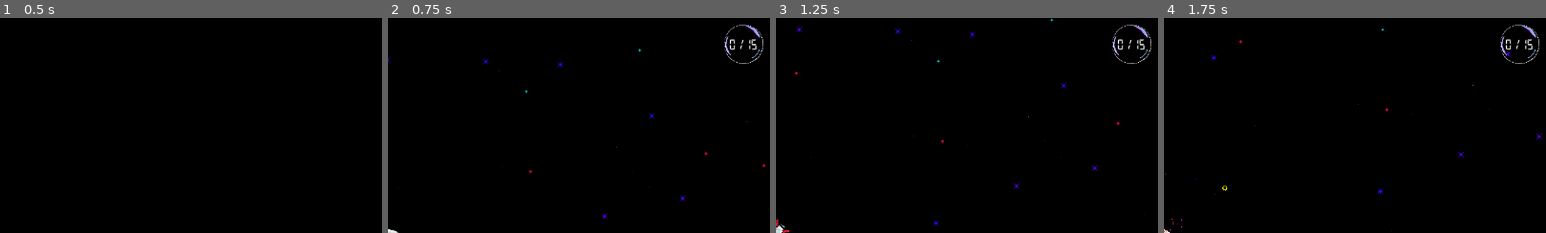
Above: before the commit, frames 1-4 (left to right).
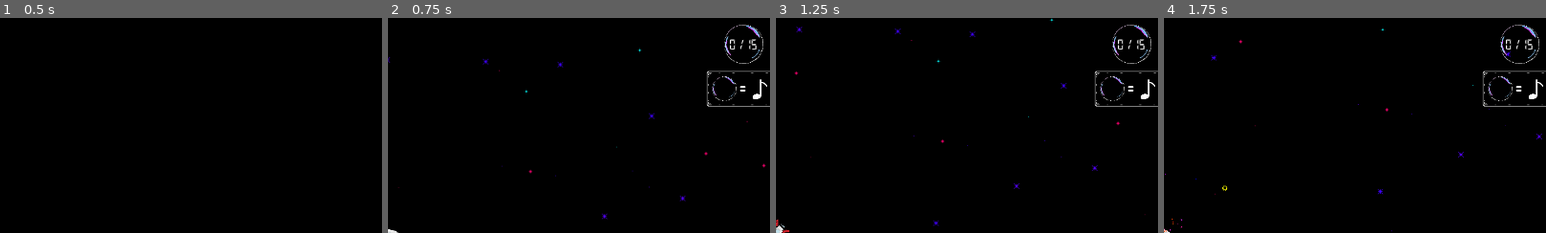
Above: after the commit, the same moments.

Repository: bjornarprytz/bubbleoids
Game: Godot game, scene res://splash.tscn
Same seed, same stepped clock (60 frames per second), same inputs: the game is played once before the commit and once after it. Sound files missing from this copy of the repository are replaced by a short silence.
Inputs (mouse positions are % of the whole screen's width and height, from its top left):
- Up to frame 1 (0.5 s): no input
- Up to frame 2 (0.75 s): tap Enter at 0.5 s; move the mouse to (72, 45) at 0.52 s; hold Right (ui_right) from 0.53 s (still down); hold Space (throttle) from 0.53 s (still down); click (72, 45) at 0.67 s
- Up to frame 3 (1.25 s): keep holding Right (ui_right); keep holding Space (throttle)
- Up to frame 4 (1.75 s): move the mouse to (30, 55) at 1.27 s; release Right (ui_right) at 1.28 s; release Space (throttle) at 1.28 s; hold Left (ui_left) from 1.28 s (still down); tap Space (throttle) at 1.35 s
The pictures show only the part of the screen within x 50-100%, y 0-50%; the shares and areas given below are measured in that part.

Frame 1 is identical in both runs. In frame 2, 0.6% of the frame differs, in the area x 83-100%, y 24-42%; in frame 3, 0.6%; in frame 4, 0.6%.

Commit message:
noter som score

Diff:
--- a/src/main.gd
+++ b/src/main.gd
@@ -52,3 +52,33 @@
 
 func _update_goal():
 	goal.text = "%s / %s" % [Events.discovered.size(), Events.goal]
+	if Events.discovered.size() == 1:
+		%Note15.visible = true
+	if Events.discovered.size() == 2:
+		%Note14.visible = true
+	if Events.discovered.size() == 3:
+		%Note13.visible = true
+	if Events.discovered.size() == 4:
+		%Note12.visible = true
+	if Events.discovered.size() == 5:
+		%Note11.visible = true
+	if Events.discovered.size() == 6:
+		%Note10.visible = true
+	if Events.discovered.size() == 7:
+		%Note9.visible = true
+	if Events.discovered.size() == 8:
+		%Note8.visible = true
+	if Events.discovered.size() == 9:
+		%Note7.visible = true
+	if Events.discovered.size() == 10:
+		%Note6.visible = true
+	if Events.discovered.size() == 11:
+		%Note5.visible = true
+	if Events.discovered.size() == 12:
+		%Note4.visible = true
+	if Events.discovered.size() == 13:
+		%Note3.visible = true
+	if Events.discovered.size() == 14:
+		%Note2.visible = true
+	if Events.discovered.size() == 15:
+		%Note1.visible = true
--- a/src/main.tscn
+++ b/src/main.tscn
@@ -7,6 +7,9 @@
 [ext_resource type="Texture2D" uid="uid://b08hdprowquq1" path="res://assets/img/arrow_keys.png" id="3_7mycd"]
 [ext_resource type="PackedScene" uid="uid://ckdwmqvdejpff" path="res://world/infinite_sectors.tscn" id="3_h2yge"]
 [ext_resource type="Texture2D" uid="uid://co2wfliw6xu0p" path="res://assets/img/note_4.png" id="4_7mycd"]
+[ext_resource type="Texture2D" uid="uid://ckol1756lrldq" path="res://assets/img/note_2.png" id="6_4c57u"]
+[ext_resource type="Texture2D" uid="uid://y8131jf3cf7g" path="res://assets/img/note_1.png" id="7_efxa6"]
+[ext_resource type="Texture2D" uid="uid://hjl1h8kisvke" path="res://assets/img/note_3.png" id="8_dg77c"]
 
 [sub_resource type="StyleBoxEmpty" id="StyleBoxEmpty_lquwl"]
 
@@ -122,6 +125,7 @@
 
 [node name="up" type="RichTextLabel" parent="CanvasLayer/Control/Tutorial/Controls"]
 visible = false
+layout_mode = 0
 offset_left = 146.0
 offset_top = 7.0
 offset_right = 439.0
@@ -132,6 +136,7 @@
 
 [node name="right" type="RichTextLabel" parent="CanvasLayer/Control/Tutorial/Controls"]
 visible = false
+layout_mode = 0
 offset_left = 217.0
 offset_top = 69.0
 offset_right = 510.0
@@ -142,6 +147,7 @@
 
 [node name="left" type="RichTextLabel" parent="CanvasLayer/Control/Tutorial/Controls"]
 visible = false
+layout_mode = 0
 offset_left = -160.645
 offset_top = 69.0
 offset_right = 132.355
@@ -216,6 +222,173 @@
 texture = ExtResource("2_1bvp3")
 expand_mode = 1
 
+[node name="HBoxContainer" type="HBoxContainer" parent="CanvasLayer"]
+offset_left = 485.485
+offset_top = 22.515
+offset_right = 1201.48
+offset_bottom = 66.515
+alignment = 2
+
+[node name="Note1" type="TextureRect" parent="CanvasLayer/HBoxContainer"]
+unique_name_in_owner = true
+visible = false
+texture_filter = 1
+layout_mode = 2
+texture = ExtResource("4_7mycd")
+expand_mode = 2
+
+[node name="Note2" type="TextureRect" parent="CanvasLayer/HBoxContainer"]
+unique_name_in_owner = true
+visible = false
+texture_filter = 1
+layout_mode = 2
+texture = ExtResource("6_4c57u")
+expand_mode = 2
+
+[node name="Note3" type="TextureRect" parent="CanvasLayer/HBoxContainer"]
+unique_name_in_owner = true
+visible = false
+texture_filter = 1
+layout_mode = 2
+texture = ExtResource("7_efxa6")
+expand_mode = 2
+
+[node name="Note4" type="TextureRect" parent="CanvasLayer/HBoxContainer"]
+unique_name_in_owner = true
+visible = false
+texture_filter = 1
+layout_mode = 2
+texture = ExtResource("8_dg77c")
+expand_mode = 2
+
+[node name="Note5" type="TextureRect" parent="CanvasLayer/HBoxContainer"]
+unique_name_in_owner = true
+visible = false
+texture_filter = 1
+layout_mode = 2
+texture = ExtResource("8_dg77c")
+expand_mode = 2
+
+[node name="Note6" type="TextureRect" parent="CanvasLayer/HBoxContainer"]
+unique_name_in_owner = true
+visible = false
+texture_filter = 1
+layout_mode = 2
+texture = ExtResource("7_efxa6")
+expand_mode = 2
+
+[node name="Note7" type="TextureRect" parent="CanvasLayer/HBoxContainer"]
+unique_name_in_owner = true
+visible = false
+texture_filter = 1
+layout_mode = 2
+texture = ExtResource("4_7mycd")
+expand_mode = 2
+
+[node name="Note8" type="TextureRect" parent="CanvasLayer/HBoxContainer"]
+unique_name_in_owner = true
+visible = false
+texture_filter = 1
+layout_mode = 2
+texture = ExtResource("6_4c57u")
+expand_mode = 2
+
+[node name="Note9" type="TextureRect" parent="CanvasLayer/HBoxContainer"]
+unique_name_in_owner = true
+visible = false
+texture_filter = 1
+layout_mode = 2
+texture = ExtResource("4_7mycd")
+expand_mode = 2
+
+[node name="Note10" type="TextureRect" parent="CanvasLayer/HBoxContainer"]
+unique_name_in_owner = true
+visible = false
+texture_filter = 1
+layout_mode = 2
+texture = ExtResource("8_dg77c")
+expand_mode = 2
+
+[node name="Note11" type="TextureRect" parent="CanvasLayer/HBoxContainer"]
+unique_name_in_owner = true
+visible = false
+texture_filter = 1
+layout_mode = 2
+texture = ExtResource("7_efxa6")
+expand_mode = 2
+
+[node name="Note12" type="TextureRect" parent="CanvasLayer/HBoxContainer"]
+unique_name_in_owner = true
+visible = false
+texture_filter = 1
+layout_mode = 2
+texture = ExtResource("4_7mycd")
+expand_mode = 2
+
+[node name="Note13" type="TextureRect" parent="CanvasLayer/HBoxContainer"]
+unique_name_in_owner = true
+visible = false
+texture_filter = 1
+layout_mode = 2
+texture = ExtResource("8_dg77c")
+expand_mode = 2
+
+[node name="Note14" type="TextureRect" parent="CanvasLayer/HBoxContainer"]
+unique_name_in_owner = true
+visible = false
+texture_filter = 1
+layout_mode = 2
+texture = ExtResource("7_efxa6")
+expand_mode = 2
+
+[node name="Note15" type="TextureRect" parent="CanvasLayer/HBoxContainer"]
+unique_name_in_owner = true
+visible = false
+texture_filter = 1
+layout_mode = 2
+texture = ExtResource("4_7mycd")
+expand_mode = 2
+
+[node name="GoalTutorial" type="PanelContainer" parent="CanvasLayer"]
+unique_name_in_owner = true
+texture_filter = 2
+anchors_preset = 8
+anchor_left = 0.5
+anchor_top = 0.5
+anchor_right = 0.5
+anchor_bottom = 0.5
+offset_left = 534.0
+offset_top = -271.0
+offset_right = 655.0
+offset_bottom = -212.0
+grow_horizontal = 2
+grow_vertical = 2
+
+[node name="HBoxContainer" type="HBoxContainer" parent="CanvasLayer/GoalTutorial"]
+layout_mode = 2
+
+[node name="Bubble" type="TextureRect" parent="CanvasLayer/GoalTutorial/HBoxContainer"]
+layout_mode = 2
+size_flags_horizontal = 3
+texture = ExtResource("2_1bvp3")
+expand_mode = 2
+
+[node name="CenterContainer" type="CenterContainer" parent="CanvasLayer/GoalTutorial/HBoxContainer"]
+layout_mode = 2
+
+[node name="Controls" type="RichTextLabel" parent="CanvasLayer/GoalTutorial/HBoxContainer/CenterContainer"]
+layout_mode = 2
+bbcode_enabled = true
+text = "="
+fit_content = true
+autowrap_mode = 0
+
+[node name="Note" type="TextureRect" parent="CanvasLayer/GoalTutorial/HBoxContainer"]
+texture_filter = 1
+layout_mode = 2
+texture = ExtResource("4_7mycd")
+expand_mode = 2
+
 [node name="FadeOut" type="ColorRect" parent="CanvasLayer"]
 unique_name_in_owner = true
 visible = false
@@ -235,42 +408,3 @@
 
 [node name="InfiniteSectors" parent="." instance=ExtResource("3_h2yge")]
 position = Vector2(-1000, -1000)
-
-[node name="GoalTutorial" type="PanelContainer" parent="."]
-unique_name_in_owner = true
-texture_filter = 2
-anchors_preset = 8
-anchor_left = 0.5
-anchor_top = 0.5
-anchor_right = 0.5
-anchor_bottom = 0.5
-offset_left = -749.0
-offset_top = 547.0
-offset_right = -628.0
-offset_bottom = 606.0
-grow_horizontal = 2
-grow_vertical = 2
-
-[node name="HBoxContainer" type="HBoxContainer" parent="GoalTutorial"]
-layout_mode = 2
-
-[node name="Bubble" type="TextureRect" parent="GoalTutorial/HBoxContainer"]
-layout_mode = 2
-size_flags_horizontal = 3
-texture = ExtResource("2_1bvp3")
-expand_mode = 2
-
-[node name="CenterContainer" type="CenterContainer" parent="GoalTutorial/HBoxContainer"]
-layout_mode = 2
-
-[node name="Controls" type="RichTextLabel" parent="GoalTutorial/HBoxContainer/CenterContainer"]
-layout_mode = 2
-bbcode_enabled = true
-text = "="
-fit_content = true
-autowrap_mode = 0
-
-[node name="Note" type="TextureRect" parent="GoalTutorial/HBoxContainer"]
-layout_mode = 2
-texture = ExtResource("4_7mycd")
-expand_mode = 2
Not shown: 1 places in src/main.tscn that only renumber resources
